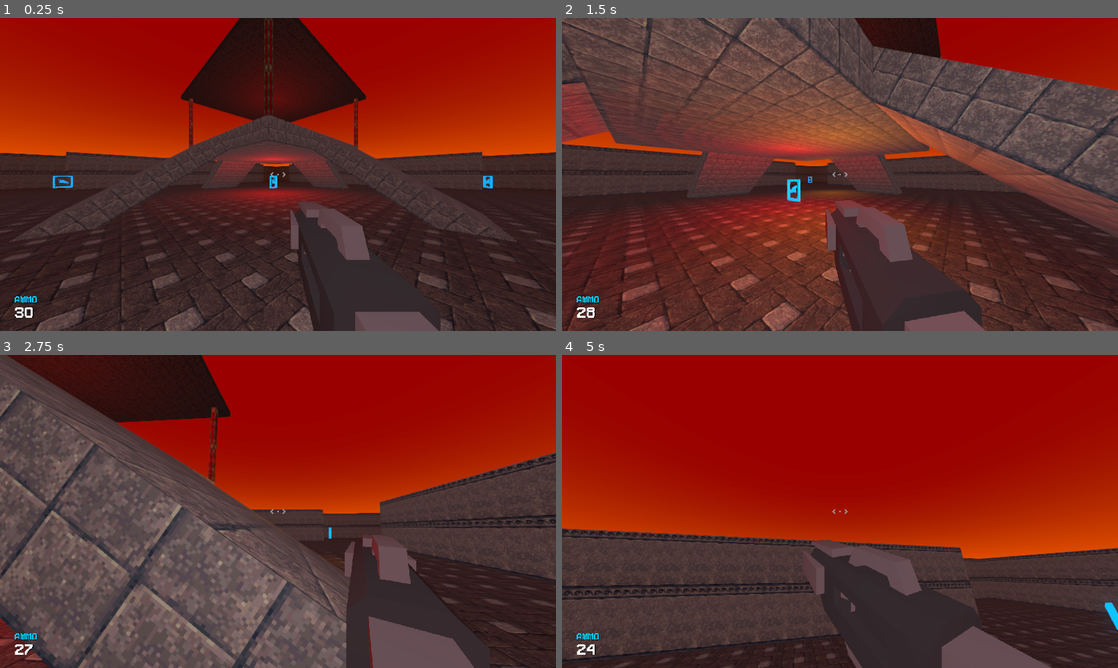
Above: before the commit, frames 1-4 (two rows, left to right).
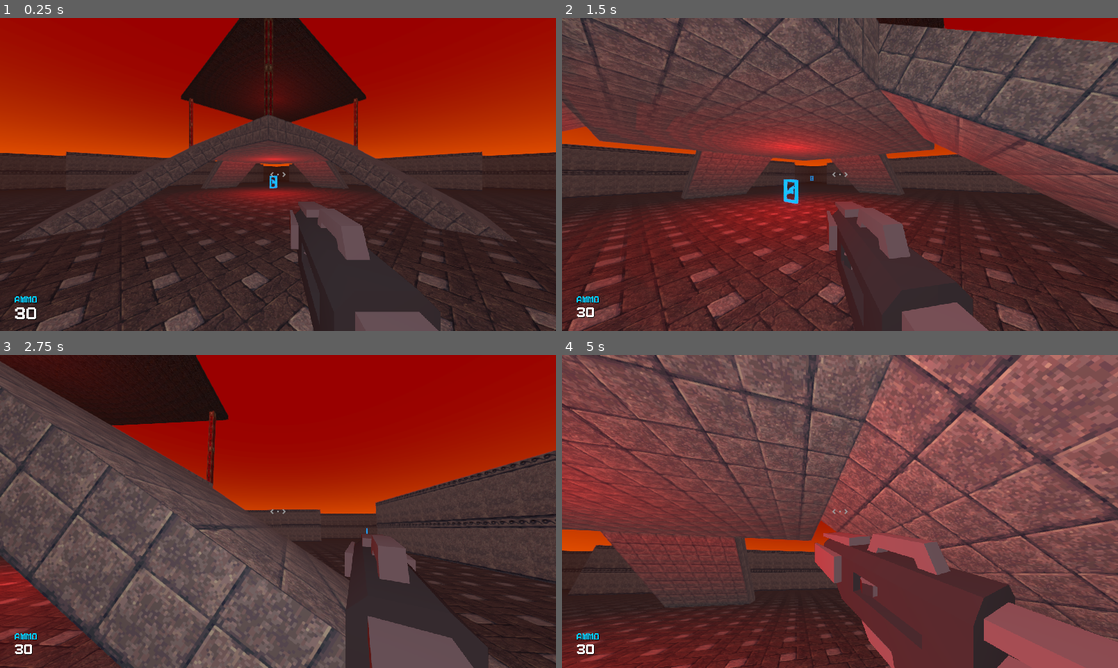
Above: after the commit, the same moments.

Repository: Riari/heccfire
Game: Godot game, scene res://scenes/maps/Quad.tscn
Two runs of this game, one before a commit and one after it. Both use one fixed random seed, a clock stepped at 60 frames per second and the inputs below.
Inputs (mouse positions are in pixels of both pictures, inside the frame that each line leads up to):
- Up to frame 1 (0.25 s): no input
- Up to frame 2 (1.5 s): move the mouse to (867, 174) at 0.52 s; hold W (move_forward) 0.53-1.28 s; right-click (867, 174) at 0.6 s; tap Space (jump) at 0.77 s; click (867, 174) at 0.8 s; move the mouse to (728, 190) at 1.27 s; hold S (move_backward) from 1.28 s (still down); click (728, 190) at 1.35 s
- Up to frame 3 (2.75 s): tap Space (jump) at 1.52 s; right-click (166, 527) at 1.55 s; move the mouse to (289, 505) at 2.02 s; release S (move_backward) at 2.03 s; hold W (move_forward) from 2.03 s (still down); right-click (289, 505) at 2.1 s; click (289, 505) at 2.3 s
- Up to frame 4 (5 s): move the mouse to (812, 574) at 2.77 s; click (812, 574) at 2.85 s; tap Space (jump) at 3.02, 3.77, 4.52 s; right-click (812, 574) at 3.05 s; move the mouse to (878, 514) at 3.52 s; right-click (878, 514) at 3.6 s; click (878, 514) at 3.8 s; move the mouse to (673, 464) at 4.27 s; release W (move_forward) at 4.28 s; hold A (strafe_left) from 4.28 s (still down); click (673, 464) at 4.35 s; right-click (673, 464) at 4.55 s

The runs differ from the first frame. In frame 1, 0.3% of the frame differs, in the area x 2-89%, y 50-97%; in frame 2, 31%; in frame 3, 17%; in frame 4, 87%, in the area x 0-100%, y 0-100%.
Error after the commit: Invalid call. Nonexistent function 'instance' in base 'Nil'. (res://scripts/Player.gd:93)

Commit message:
Add some acceleration/deceleration and animate ammo count on pickup

Diff:
--- a/scenes/maps/Quad.tscn
+++ b/scenes/maps/Quad.tscn
@@ -8,10 +8,21 @@
 [ext_resource path="res://textures/HTRAC1c.png" type="Texture" id=6]
 [ext_resource path="res://textures/eldrich2.png" type="Texture" id=7]
 [ext_resource path="res://scenes/spawns/Player.tscn" type="PackedScene" id=8]
-[ext_resource path="res://scenes/projectiles/BlasterRound.tscn" type="PackedScene" id=9]
 [ext_resource path="res://scenes/ui/HUD.tscn" type="PackedScene" id=10]
 [ext_resource path="res://scenes/pickups/Pickup.tscn" type="PackedScene" id=11]
 [ext_resource path="res://scripts/Pickups.gd" type="Script" id=12]
+
+[sub_resource type="SphereShape" id=27]
+
+[sub_resource type="SphereMesh" id=28]
+
+[sub_resource type="SpatialMaterial" id=29]
+albedo_color = Color( 1, 0, 0.0705882, 1 )
+emission_enabled = true
+emission = Color( 1, 0, 0.235294, 1 )
+emission_energy = 1.0
+emission_operator = 0
+emission_on_uv2 = false
 
 [sub_resource type="SpatialMaterial" id=1]
 
@@ -155,31 +166,42 @@
 
 [node name="Player" parent="." instance=ExtResource( 8 )]
 transform = Transform( -0.707107, 0, -0.707107, 0, 1, 0, 0.707107, 0, -0.707107, -9.52858, 0.523029, -9 )
-Bullet = ExtResource( 9 )
+
+[node name="Spawns" type="Spatial" parent="."]
+
+[node name="KinematicBody" type="KinematicBody" parent="Spawns"]
+transform = Transform( 1, 0, 0, 0, 1, 0, 0, 0, 1, 0, 5.12991, 0 )
+
+[node name="CollisionShape" type="CollisionShape" parent="Spawns/KinematicBody"]
+shape = SubResource( 27 )
+
+[node name="MeshInstance" type="MeshInstance" parent="Spawns/KinematicBody"]
+mesh = SubResource( 28 )
+material/0 = SubResource( 29 )
 
 [node name="Pickups" type="Spatial" parent="."]
 script = ExtResource( 12 )
 
-[node name="Pickup" parent="Pickups" instance=ExtResource( 11 )]
+[node name="Pickup1" parent="Pickups" instance=ExtResource( 11 )]
 transform = Transform( 1, 0, 0, 0, 1, 0, 0, 0, 1, 0, 1.0137, 0 )
 cooldown_color = Color( 0.501961, 0.501961, 0.501961, 0.101961 )
 
 [node name="Pickup2" parent="Pickups" instance=ExtResource( 11 )]
-transform = Transform( 1, 0, 0, 0, 1, 0, 0, 0, 1, 0, 5.02445, 0 )
+transform = Transform( 1, 0, 0, 0, 1, 0, 0, 0, 1, 19.538, 1.0393, 19.4354 )
 
 [node name="Pickup3" parent="Pickups" instance=ExtResource( 11 )]
-transform = Transform( 1, 0, 0, 0, 1, 0, 0, 0, 1, 12.538, 1.0393, 12.4354 )
+transform = Transform( 1, 0, 0, 0, 1, 0, 0, 0, 1, -19.662, 1.0393, 19.5354 )
 
 [node name="Pickup4" parent="Pickups" instance=ExtResource( 11 )]
-transform = Transform( 1, 0, 0, 0, 1, 0, 0, 0, 1, -12.662, 1.0393, 12.5354 )
+transform = Transform( 1, 0, 0, 0, 1, 0, 0, 0, 1, 19.438, 1.0393, -19.4646 )
 
 [node name="Pickup5" parent="Pickups" instance=ExtResource( 11 )]
-transform = Transform( 1, 0, 0, 0, 1, 0, 0, 0, 1, 12.438, 1.0393, -12.4646 )
+transform = Transform( 1, 0, 0, 0, 1, 0, 0, 0, 1, -19.562, 1.0393, -19.4646 )
 
 [node name="Lights" type="Spatial" parent="."]
 
 [node name="OmniLight" type="OmniLight" parent="Lights"]
-transform = Transform( 1, 0, 0, 0, 1, 0, 0, 0, 1, 0, 6.67247, 0 )
+transform = Transform( 1, 0, 0, 0, 1, 0, 0, 0, 1, 0, 7.20805, 0 )
 layers = 3
 light_color = Color( 1, 0, 0, 1 )
 light_energy = 5.417
--- a/scenes/ui/HUD.tscn
+++ b/scenes/ui/HUD.tscn
@@ -23,10 +23,10 @@
 
 [node name="Crosshair" type="TextureRect" parent="CrosshairContainer"]
 modulate = Color( 0.611765, 0.611765, 0.611765, 1 )
-margin_left = 480.0
-margin_top = 268.0
-margin_right = 544.0
-margin_bottom = 332.0
+margin_left = 608.0
+margin_top = 328.0
+margin_right = 672.0
+margin_bottom = 392.0
 mouse_filter = 2
 texture = ExtResource( 1 )
 
--- a/scripts/Player.gd
+++ b/scripts/Player.gd
@@ -1,13 +1,15 @@
 extends KinematicBody
 
-var gravity = -30
-var was_on_floor = true
 export var max_speed = 12
 export var max_air_speed = 10
+export var acceleration = 10.0
 export var mouse_sensitivity = 0.002  # radians/pixel
+export (PackedScene) var Projectile
+export var recoil_intensity = 0.04
 
-const SWAY_SPEED_FACTOR = 120.0  # higher is slower
-const SWAY_INTENSITY_FACTOR = 20.0  # higher is less intense
+const SWAY_SPEED = 120.0  # higher is slower
+const SWAY_INTENSITY = 20.0  # higher is less intense
+const HAND_MOTION_LERP_SPEED = 10.0  # higher is faster
 
 onready var head = $Head
 onready var hand = $Head/Hand
@@ -17,13 +19,12 @@
 onready var weapon_muzzle = $Head/WeaponMuzzle
 onready var weapon_fire_audio = $Head/WeaponMuzzle/WeaponFire
 
-export (PackedScene) var Bullet
-export var recoil_intensity = 0.04
-
+var gravity = -30
+var weapon_accuracy = 0.03
+var was_on_floor = true
+var velocity = Vector3()
 var hand_origin
 var hand_rotation
-
-var velocity = Vector3()
 
 enum Weapon {
 	BLASTER
@@ -31,6 +32,10 @@
 
 var ammo = {
 	Weapon.BLASTER: 0
+}
+
+var ammo_cost = {
+	Weapon.BLASTER: 1
 }
 
 var current_weapon = Weapon.BLASTER
@@ -55,12 +60,6 @@
 	weapon_viewport.size = get_viewport().size
 
 func get_input():
-	if Input.is_action_just_pressed("alt_fire"):
-		if Input.get_mouse_mode() == Input.MOUSE_MODE_CAPTURED:
-			Input.set_mouse_mode(Input.MOUSE_MODE_VISIBLE)
-		else:
-			Input.set_mouse_mode(Input.MOUSE_MODE_CAPTURED)
-
 	var input_dir = Vector3()
 	if Input.is_action_pressed("move_forward"):
 		input_dir += -global_transform.basis.z
@@ -76,6 +75,12 @@
 	return input_dir.normalized()
 
 func _unhandled_input(event):
+	if Input.is_action_just_pressed("alt_fire"):
+		if Input.get_mouse_mode() == Input.MOUSE_MODE_CAPTURED:
+			Input.set_mouse_mode(Input.MOUSE_MODE_VISIBLE)
+		else:
+			Input.set_mouse_mode(Input.MOUSE_MODE_CAPTURED)
+
 	if event is InputEventMouseMotion and Input.get_mouse_mode() == Input.MOUSE_MODE_CAPTURED:
 		rotate_y(-event.relative.x * mouse_sensitivity)
 		head.rotate_x(-event.relative.y * mouse_sensitivity)
@@ -85,40 +90,36 @@
 	weapon_cam.global_transform = camera.global_transform
 
 	if Input.is_action_just_pressed("fire") && ammo[current_weapon] > 0:
-		var b = Bullet.instance()
-		get_parent().add_child(b)
-		b.transform = weapon_muzzle.global_transform
-		b.rotate_x(rand_range(-0.03, 0.03))
-		b.rotate_y(rand_range(-0.03, 0.03))
-		b.velocity = -b.transform.basis.z * b.muzzle_velocity
+		var p = Projectile.instance()
+		get_parent().add_child(p)
+		p.transform = weapon_muzzle.global_transform
+		p.rotate_x(rand_range(-weapon_accuracy, weapon_accuracy))
+		p.rotate_y(rand_range(-weapon_accuracy, weapon_accuracy))
+		p.velocity = -p.transform.basis.z * p.muzzle_velocity
 		hand.transform.origin.z += recoil_intensity
 		hand.rotate_x(recoil_intensity * 2.0)
 		weapon_fire_audio.play()
-		remove_ammo(Weapon.BLASTER, 1)
+		remove_ammo(current_weapon, ammo_cost[current_weapon])
 
 func _physics_process(delta):
-	if is_on_floor():
-		var desired_velocity = get_input() * max_speed
-		velocity = desired_velocity
-		if velocity.y == 0:
-			velocity.y += gravity * delta
-	else:
-		var desired_velocity = get_input() * max_air_speed
-		velocity.x = desired_velocity.x
-		velocity.y += gravity * delta
-		velocity.z = desired_velocity.z
+	var desired_velocity = get_input() * max_air_speed
 
+	if !is_on_floor() || velocity.y == 0:
+		velocity.y += delta * gravity
+
+	velocity.x = lerp(velocity.x, desired_velocity.x, delta * acceleration)
+	velocity.z = lerp(velocity.z, desired_velocity.z, delta * acceleration)
 	velocity = move_and_slide(velocity, Vector3.UP, true)
 
-	if is_on_floor() && (velocity.x != 0 || velocity.y != 0):
-		var t = OS.get_ticks_msec() / SWAY_SPEED_FACTOR
-		hand.transform.origin.x = lerp(hand.transform.origin.x, hand_origin.x + cos(t + PI) / SWAY_INTENSITY_FACTOR, delta * 10)
-		hand.transform.origin.y = lerp(hand.transform.origin.y, hand_origin.y + cos(t * 2.0) / SWAY_INTENSITY_FACTOR, delta * 10)
-		hand.transform.origin.z = lerp(hand.transform.origin.z, hand_origin.z, delta * 10)
+	if is_on_floor() && (desired_velocity.x != 0 || desired_velocity.z != 0):
+		var t = OS.get_ticks_msec() / SWAY_SPEED
+		hand.transform.origin.x = lerp(hand.transform.origin.x, hand_origin.x + cos(t + PI) / SWAY_INTENSITY, delta * HAND_MOTION_LERP_SPEED)
+		hand.transform.origin.y = lerp(hand.transform.origin.y, hand_origin.y + cos(t * 2.0) / SWAY_INTENSITY, delta * HAND_MOTION_LERP_SPEED)
+		hand.transform.origin.z = lerp(hand.transform.origin.z, hand_origin.z, delta * HAND_MOTION_LERP_SPEED)
 	elif hand.transform.origin != hand_origin:
-		hand.transform.origin = lerp(hand.transform.origin, hand_origin, delta * 10)
+		hand.transform.origin = lerp(hand.transform.origin, hand_origin, delta * HAND_MOTION_LERP_SPEED)
 
-	hand.rotation.x = lerp(hand.rotation.x, hand_rotation.x, delta * 10)
+	hand.rotation.x = lerp(hand.rotation.x, hand_rotation.x, delta * HAND_MOTION_LERP_SPEED)
 
 func on_pickup(node: Node, type: String, amount: int):
 	if node == self:
--- a/scripts/ui/HUD.gd
+++ b/scripts/ui/HUD.gd
@@ -1,10 +1,24 @@
 extends Control
+
+export var ammo_count_animation_time = 0.6
+
+var ammo_count = 0
 
 func _ready():
 	get_node("../Player").connect("ammo_changed", self, "on_ammo_changed")
 
+func _process(delta):
+	if $AmmoCount.rect_scale.x > 1.0:
+		$AmmoCount.rect_scale.x -= ease(delta / ammo_count_animation_time, 0.5)
+		$AmmoCount.rect_scale.y -= ease(delta / ammo_count_animation_time, 0.5)
+
 func on_ammo_changed(count: int):
-	$AmmoCount.text = str(count)
+	if count > ammo_count:
+		$AmmoCount.rect_scale.x = 2.0
+		$AmmoCount.rect_scale.y = 2.0
+
+	ammo_count = count
+	$AmmoCount.text = str(ammo_count)
 
 func on_pickup(node: Node, type: String, amount: int):
 	$CrosshairContainer/PickupAudio.play()
Not shown: 1 places in scenes/maps/Quad.tscn that only renumber resources
